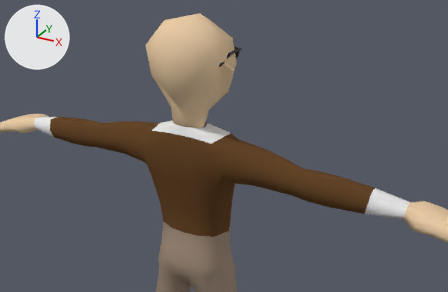
One commit to the Blender file Entities/Player/Parts/PlayerModel/KennifiedPlayerModel.blend: the scene before it, then after it.
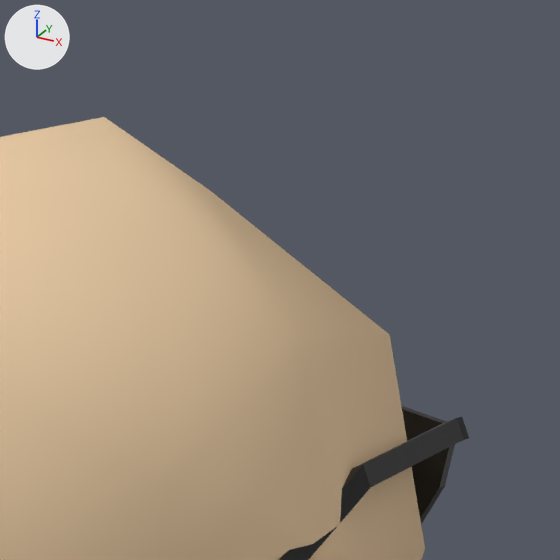
Old and new are each drawn from a 50 mm lens placed at (0.717, -1.13, 1.536), pointed at (0.099, -0.008, 0.975) and again close up on the part from 42% to 56% of the width and 0% to 22% of the height. Lighting does not change. The marker at upper left points along +X, +Y and +Z. The last two pictures show the newer version.

In view in the first close-up: 'Cube', 'NewHead'.
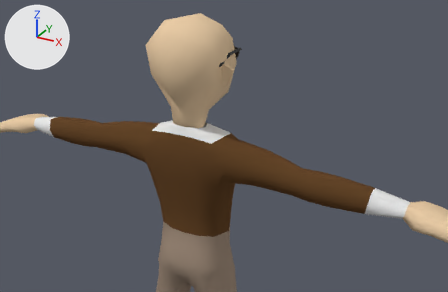
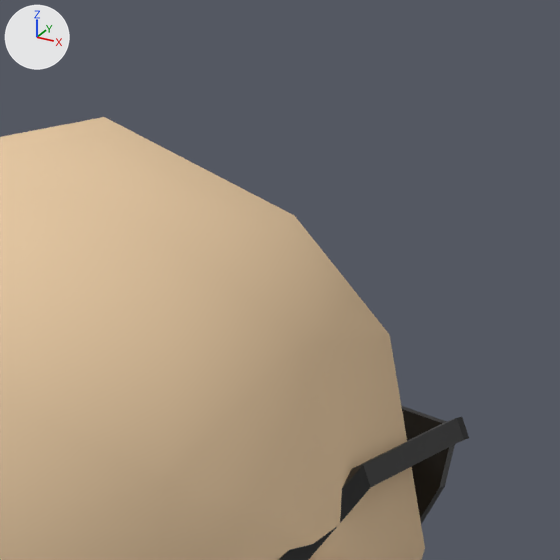
Commit message: Fix his head looking dented at certain angles

Edits to the bpy script that builds the scene:
```text
Change me_circle:
    used by ob_newhead; location = (0.0, 0.0217, 1.0437); scale = (0.191, 0.17, 0.167)
    verts and faces of me_circle; kept vertices keep their numbers, new ones are numbered from 39
    before: 0 (0.0, 0.24, 1.23) at pixel (104, 116), 5 (0.0, 0.56, 1.06) at pixel (210, 190), 13 (-0.43, -0.03, 1.01), 14 (-0.37, 0.37, 0.92), 37 (-0.27, -0.15, 1.18)
    remove me_circle.from_pydata(...)  # 39 vertices, 43 faces; spans x -0.56..0.0, y -0.57..0.83, z -0.34..1.26
    add me_circle.from_pydata(...)  # 40 vertices, 46 faces; spans x -0.56..0.0, y -0.57..0.83, z -0.34..1.26
    me_circle part 1
    add delete_faces([(0, 5, 14, 13), (0, 13, 37)])
    add verts[39] = (-0.28, 0.26, 1.11)
    add faces += [(5, 14, 39), (0, 39, 37), (13, 37, 39), (0, 5, 39), (13, 39, 14)]  # smooth
```

Location of each change, [x1, y1, x2, y2] in pixels of the close-ups (560 x 560 px):
part 1 of me_circle, built on
    before: [105, 118, 389, 340]
    after: [105, 117, 389, 340]
